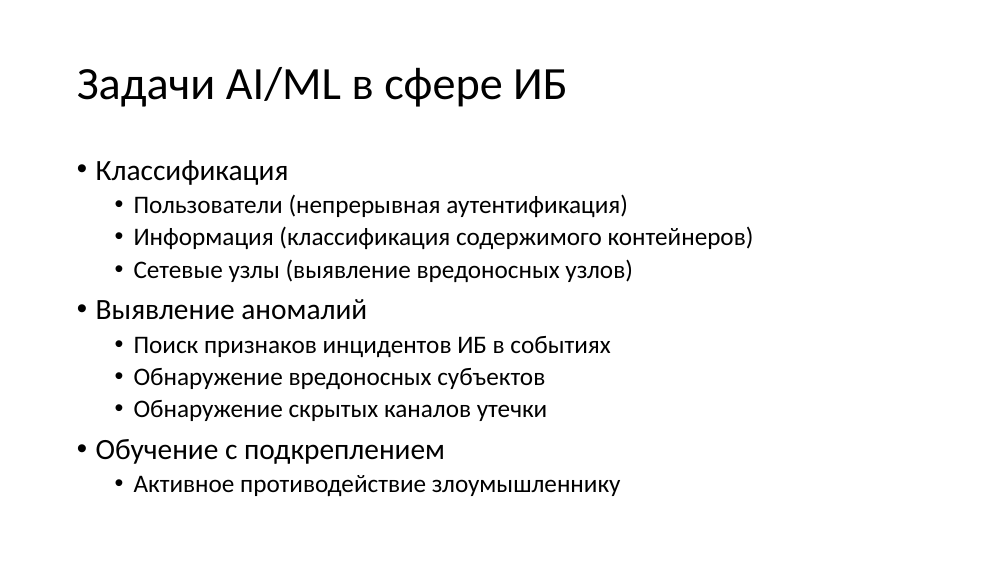
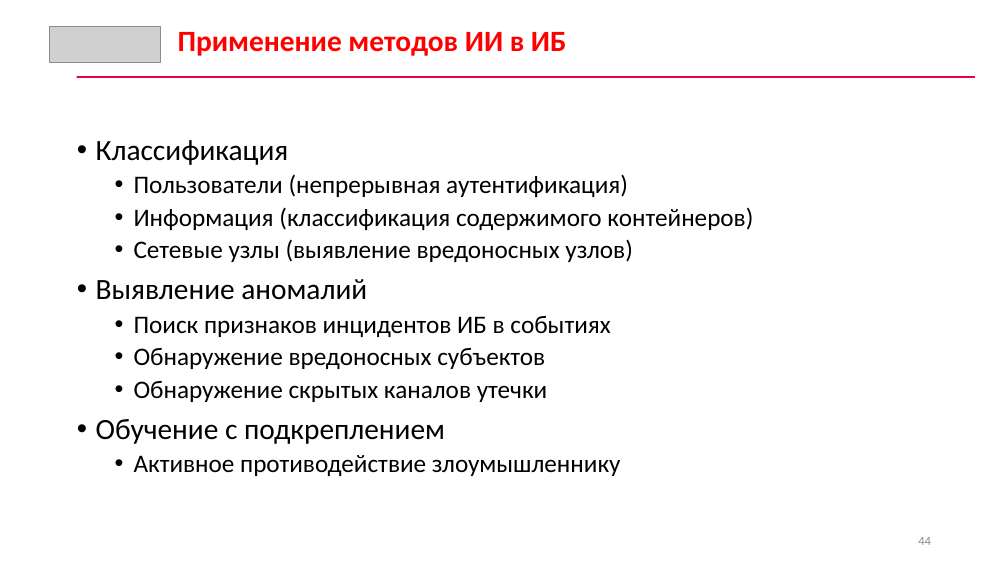
Before and after one commit to CyberLympha/AI-for-IS-Course, a slide deck: slide 44 of Лекции/Введение. Основы ИБ.pptx (slide 45 before the commit). Drawn at 1008x567 pixels with LibreOffice and Linux fonts; fonts in the diff are those of the drawing; grey boxes stand for pictures. Boxes give left, top, right and bottom in pixels: in the first picture for what was removed or moved away, otherwise in the second. Text is boxed around its words. In the diff, an @@ line names an element or a change of style, - is before the commit and + after.

Commit message:
Обновлена презентация "Основы ИБ": изменены стили и добавлены слайды про применение ИИ

```diff
--- a/Лекции/Введение. Основы ИБ.pptx
+++ b/Лекции/Введение. Основы ИБ.pptx
@@ picture added at (x1=50, y1=26, x2=161, y2=63) @@
@@ text added at (x1=178, y1=32, x2=566, y2=56), 28 pt, text #FF0000, bold @@
+Применение методов ИИ в ИБ
@@ rectangle added at (x1=76, y1=76, x2=975, y2=78), fill #E20443 @@
@@ title removed at (x1=77, y1=67, x2=567, y2=107) @@
-Задачи AI/ML в сфере ИБ
@@ text "Классификация" moved from (x1=96, y1=160, x2=754, y2=496) to (x1=96, y1=140, x2=753, y2=476) @@
@@ page number added at (x1=918, y1=537, x2=931, y2=545), 12 pt, text #8C8C8C @@
+44
```
Also in this commit, not shown: 43 other slides changed, 8 slides added, 1 slide removed, 1 other file.
